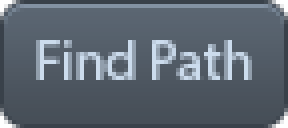
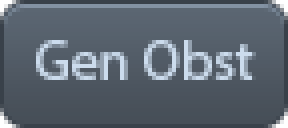
Two versions of the same layered image (288px x 128px). Layer-by-layer changes:
added layer "Gen Obst" above "Find Path" over 36, 40, 256, 80
hid "Find Path" over 36, 40, 252, 80
